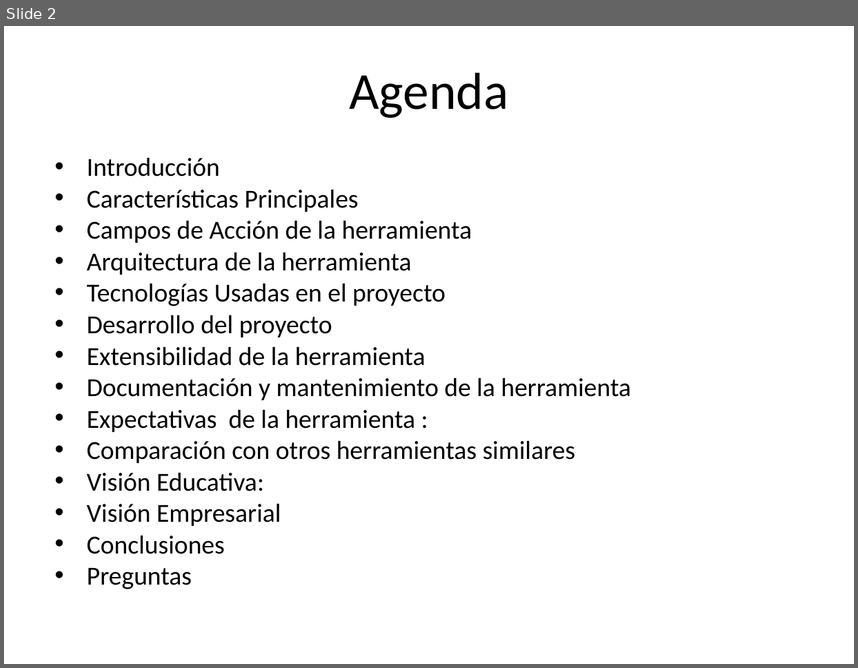
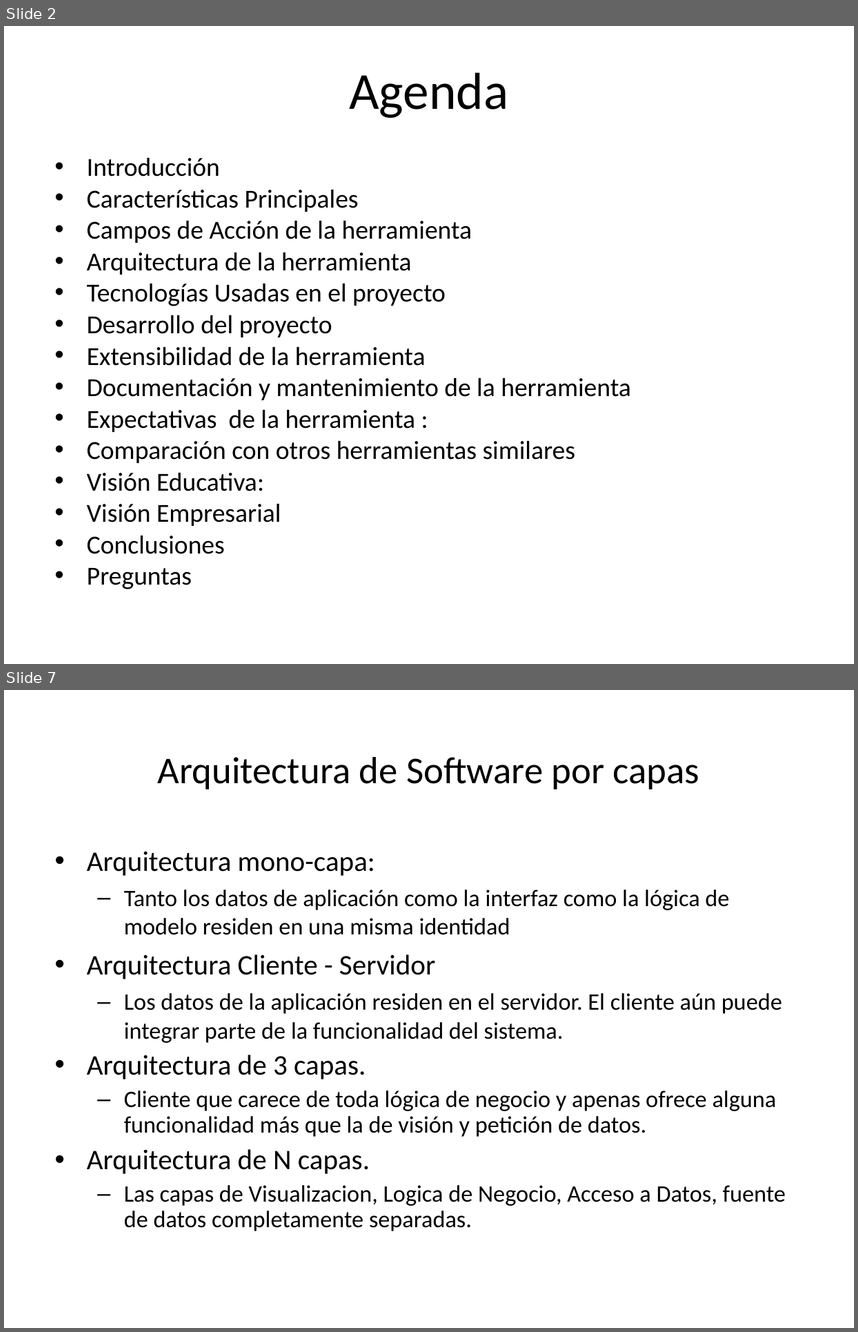
Before and after one commit to Xavinightshade/ipsimulator, a slide deck: presentacion/Presentacion Simulador Redes.ppt. Shown one above the other, each under a label of ours: slide 2 before the commit, slides 2 and 7 after it; the slides between them are not shown. The pictures are 858x668 and 858x1332 pixels, drawn with LibreOffice and Linux fonts; fonts in the diff are those of the drawing. Boxes give left, top, right and bottom in pixels: in the first picture for what was removed or moved away, otherwise in the second. Text is boxed around its words. In the diff, an @@ line names an element or a change of style, - is before the commit and + after.

```diff
--- a/presentacion/Presentacion Simulador Redes.ppt
+++ b/presentacion/Presentacion Simulador Redes.ppt
@@ slide 7 added at (x1=4, y1=690, x2=854, y2=1328), background #FFFFFF @@
@@ title added at (x1=158, y1=757, x2=700, y2=789), 32 pt, text #000000 @@
+Arquitectura de Software por capas
@@ text added at (x1=87, y1=851, x2=786, y2=1231), 20 pt, text #000000 @@
+• Arquitectura mono-capa:
+  – Tanto los datos de aplicación como la interfaz como la lógica de modelo residen en una misma identidad
+• Arquitectura Cliente - Servidor
+  – Los datos de la aplicación residen en el servidor. El cliente aún puede integrar parte de la funcionalidad del sistema.
+• Arquitectura de 3 capas.
+  – Cliente que carece de toda lógica de negocio y apenas ofrece alguna funcionalidad más que la de visión y petición de datos.
+• Arquitectura de N capas.
+  – Las capas de Visualizacion, Logica de Negocio, Acceso a Datos, fuente de datos completamente separadas.
```
Also in this commit, not shown: 1 slide changed, 29 other slides added, 2 slides removed.
